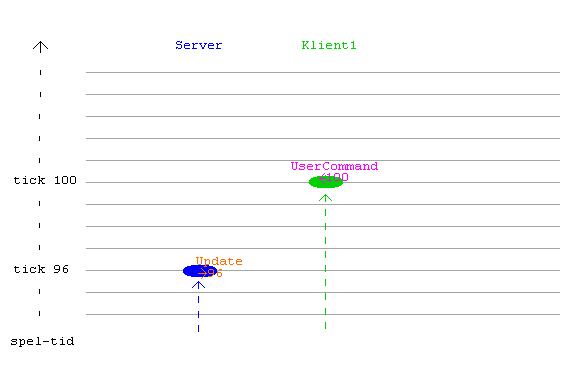
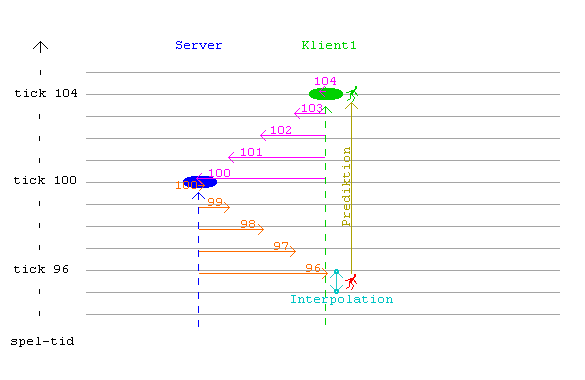
Comparing the layer stacks of the two w=585, h=380 images. Changes:
showed group "uppritning grund" (2 layers) over <box>334,257,352,273</box>
hid group "UserCmd 100" (5 layers) over <box>196,162,378,184</box>
hid group "Update 96" (7 layers) over <box>196,257,328,279</box>
showed group "UserCmds" (8 layers) over <box>196,77,336,184</box>
showed group "Updates" (10 layers) over <box>176,180,328,279</box>
showed group "interpolation" (5 layers) over <box>291,269,393,305</box>
showed group "prediktion" (3 layers) over <box>342,86,358,274</box>
showed group "Klient1 104" (2 layers) over <box>309,87,343,322</box>
hid group "Klient1 100" (2 layers) over <box>309,175,343,329</box>
showed group "Server 100" (2 layers) over <box>183,175,217,325</box>
hid group "Server 96" (2 layers) over <box>183,264,217,332</box>
showed "tick 104" over <box>15,89,77,97</box>
